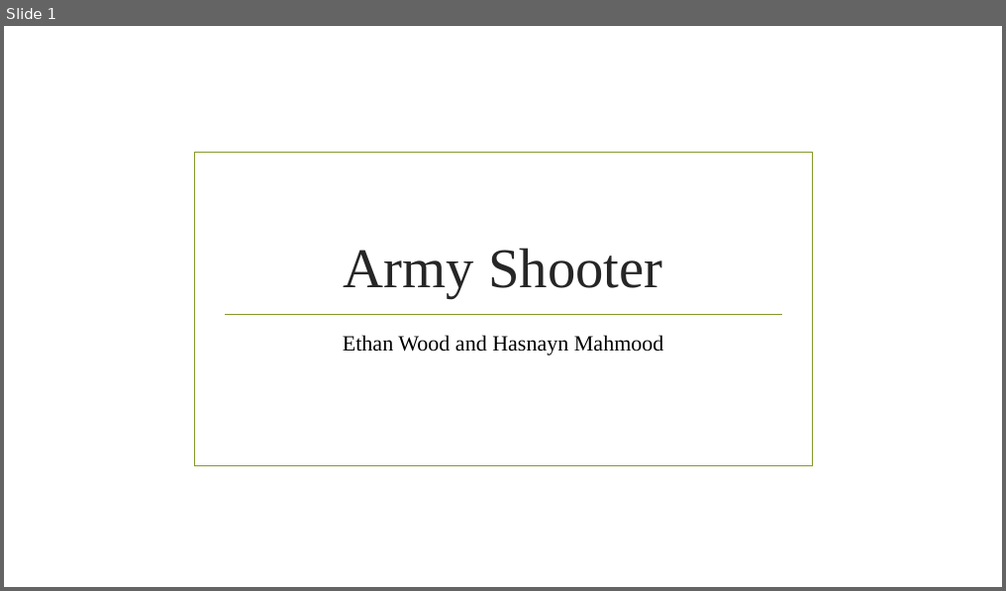
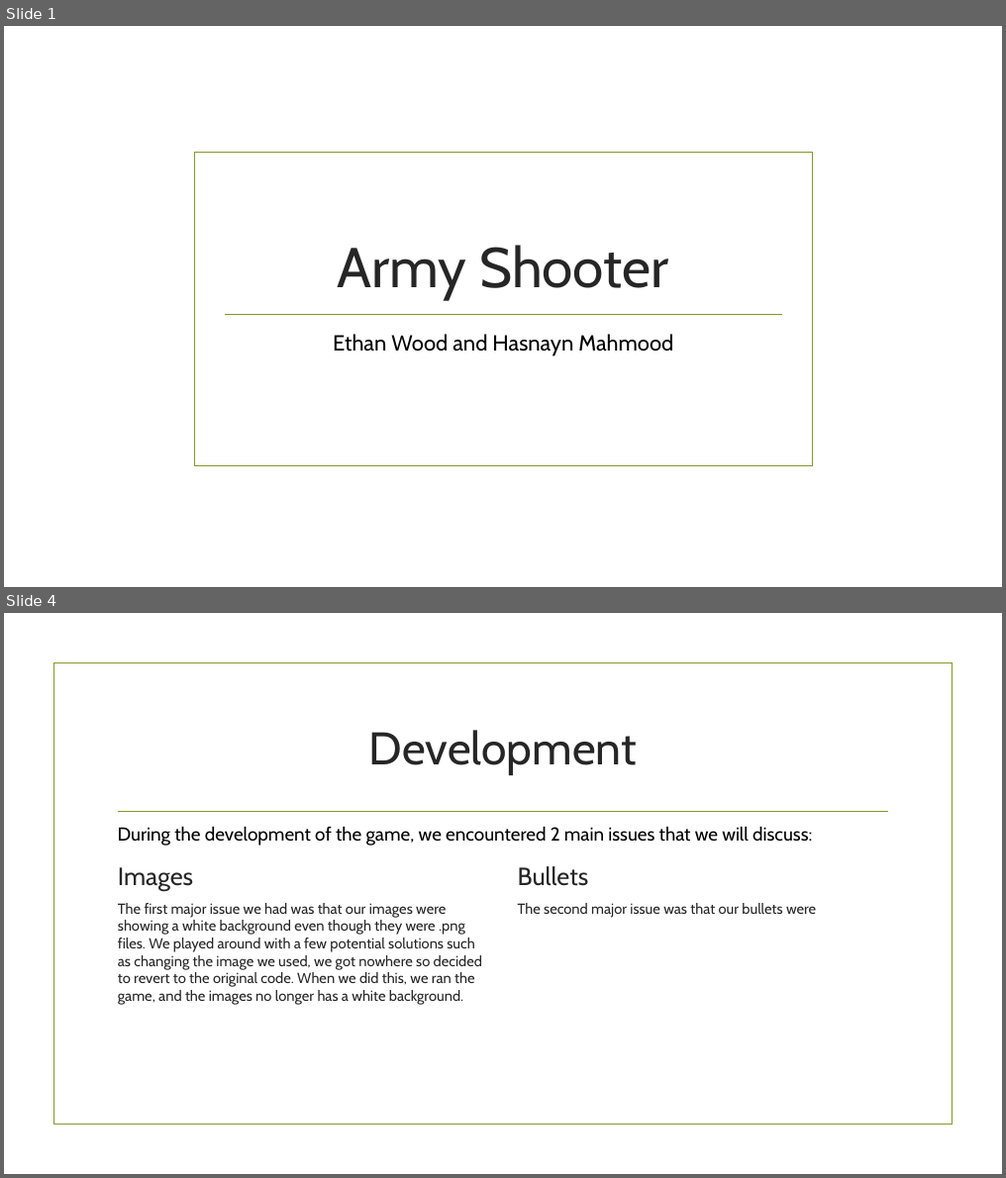
Before and after one commit to Ethanwood1886/COM4008-PR1-EH, a slide deck: COM4008 PR1 Presentation.pptx. Shown one above the other, each under a label of ours: slide 1 before the commit, slides 1 and 4 after it; the slides between them are not shown. The pictures are 1006x591 and 1006x1178 pixels, drawn with LibreOffice and Linux fonts; fonts in the diff are those of the drawing; background and template pictures are left out. Boxes give left, top, right and bottom in pixels: in the first picture for what was removed or moved away, otherwise in the second. Text is boxed around its words. In the diff, an @@ line names an element or a change of style, - is before the commit and + after.

```diff
--- a/COM4008 PR1 Presentation.pptx
+++ b/COM4008 PR1 Presentation.pptx
@@ slide 4 added at bbox=[4, 613, 1002, 1174], background picture (left out) @@
@@ rectangle added at bbox=[54, 663, 951, 1125], outline #83992A 1.25 pt @@
@@ title added at bbox=[369, 730, 637, 775], 44 pt, text #262626 @@
+Development
@@ line added from (119, 811) to (888, 811), #83992A 1.25 pt @@
@@ text added at bbox=[118, 826, 812, 846], 18 pt, text #000000 @@
+During the development of the game, we encountered 2 main issues that we will discuss:
@@ text added at bbox=[118, 867, 482, 1005], 14 pt, text #262626 @@
+Images
+The first major issue we had was that our images were showing a white background even though they were .png files. We played around with a few potential solutions such as changing the image we used, we got nowhere so decided to revert to the original code. When we did this, we ran the game, and the images no longer has a white background.
@@ text added at bbox=[518, 866, 816, 918], 14 pt, text #262626 @@
+Bullets
+The second major issue was that our bullets were
@@ slide 1 changed as well @@
@@ title "Army Shooter" at bbox=[338, 245, 669, 300]: font Times New Roman to Cabin @@
@@ subtitle "Ethan Wood and Hasnayn Mahmood" at bbox=[333, 334, 673, 357]: font Times New Roman to Cabin @@
```
Also in this commit, not shown: 2 other slides added, 1 other file.
